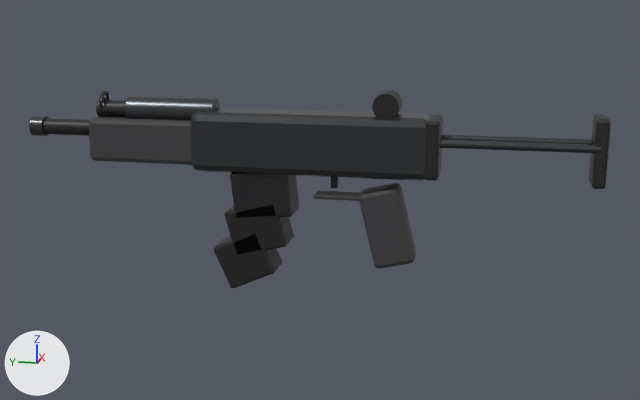
A saved change to the Blender file source/blender/weapons/mp5/mp5.blend.
Rendered twice from a 50 mm camera at (-1.071, -0.236, 0.235) aimed at (0.005, -0.02, -0.034). Lighting does not change. The marker at lower left points along +X, +Y and +Z. The older version comes first.

The first picture shows 'Barrel', 'ButtPlate', 'CockingTube', 'Handguard', 'MagBottom', 'MagMid', 'MagTop', 'PistolGrip', 'RearCap', 'Receiver', 'StockRailL', 'StockRailR' and 6 more.
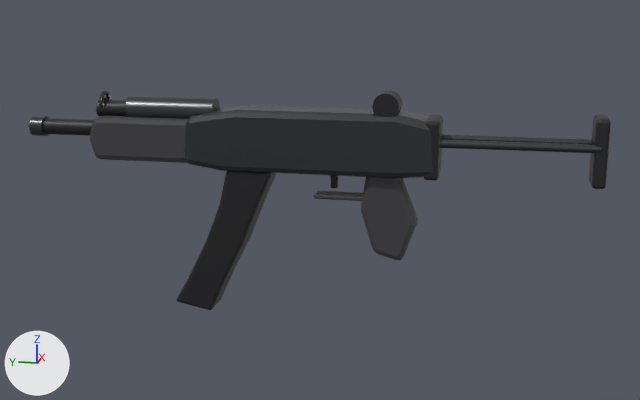
Diff of the bpy script that builds the scene:
```diff
--- a/source/blender/weapons/mp5/mp5.blend.py
+++ b/source/blender/weapons/mp5/mp5.blend.py
@@ me_cube @@
 # used by ob_receiver; parent = ob_gunroot; location = (0.0, -0.01, 0.04)
-me_cube.from_pydata(...)  # 56 vertices, 54 faces; spans x -0.029..0.029, y -0.15..0.15, z -0.038..0.038
+me_cube.from_pydata(...)  # 80 vertices, 74 faces; spans x -0.029..0.029, y -0.169..0.149, z 0.004..0.082
+# me_cube part 1: 56 vertices removed from x -0.029..0.029, y -0.15..0.15, z -0.038..0.038; 80 vertices added at x -0.029..0.029, y -0.169..0.149, z 0.004..0.082
 me_cube.materials.append(mat_mp5steel)
@@ me_cube_002 @@
 # used by ob_handguard; parent = ob_gunroot; location = (0.0, 0.205, 0.038)
-me_cube_002.from_pydata(...)  # 56 vertices, 54 faces; spans x -0.025..0.025, y -0.0725..0.0725, z -0.028..0.028
+me_cube_002.from_pydata(...)  # 62 vertices, 59 faces; spans x -0.025..0.025, y 0.135..0.278, z 0.012..0.068
+# me_cube_002 part 2: 62 vertices added at x -0.025..0.025, y 0.135..0.278, z 0.012..0.068
+# other edits to the shape of me_cube_002 do not show in these pictures
 me_cube_002.materials.append(mat_mp5polymer)
@@ me_cube_003 @@
 # used by ob_pistolgrip; parent = ob_gunroot; location = (0.0, -0.108, -0.062); rotation_euler = (-0.24, 0.0, 0.0), in degrees (-14, 0, 0)
-me_cube_003.from_pydata(...)  # 56 vertices, 54 faces; spans x -0.017..0.017, y -0.026..0.026, z -0.05..0.05
+me_cube_003.from_pydata(...)  # 68 vertices, 64 faces; spans x -0.017..0.017, y -0.145..-0.075, z -0.1031..0.01
+# me_cube_003 part 3: 68 vertices added at x -0.017..0.017, y -0.145..-0.075, z -0.1031..0.01
+# me_cube_003 part 4: 56 vertices removed from x -0.017..0.017, y -0.026..0.026, z -0.05..0.05
 me_cube_003.materials.append(mat_mp5polymer)
@@ me_magazine @@
+me_magazine.from_pydata(...)  # 92 vertices, 84 faces; spans x -0.023..0.023, y 0.037..0.168, z -0.184..0.005
+me_magazine.materials.append(mat_mp5dark)  # dark grey #303033
@@ ob_receiver @@
 ob_receiver.parent = ob_gunroot
-ob_receiver.location = (0.0, -0.01, 0.04)
+ob_receiver.location = (0.0, 0.0, 0.0)
@@ ob_handguard @@
 ob_handguard.parent = ob_gunroot
-ob_handguard.location = (0.0, 0.205, 0.038)
+ob_handguard.location = (0.0, 0.0, 0.0)
@@ ob_pistolgrip @@
 ob_pistolgrip.parent = ob_gunroot
-ob_pistolgrip.location = (0.0, -0.108, -0.062)
-ob_pistolgrip.rotation_euler = (-0.24, 0.0, 0.0)  # degrees (-14, 0, 0)
+ob_pistolgrip.location = (0.0, 0.0, 0.0)
@@ ob_magazine @@
-ob_magazine = bpy.data.objects.new('Magazine', None)
+ob_magazine = bpy.data.objects.new('Magazine', me_magazine)
 ob_magazine.parent = ob_gunroot
-ob_magazine.location = (0.0, 0.05, 0.0)
+ob_magazine.location = (0.0, 0.0, 0.0)
@@ ob_magtop @@
-ob_magtop = bpy.data.objects.new('MagTop', me_cube_006)
-ob_magtop.parent = ob_magazine
-ob_magtop.location = (0.0, 0.0, -0.025)
-ob_magtop.rotation_euler = (-0.1, 0.0, 0.0)  # degrees (-5.7, 0, 0)
@@ ob_magmid @@
-ob_magmid = bpy.data.objects.new('MagMid', me_cube_007)
-ob_magmid.parent = ob_magazine
-ob_magmid.location = (0.0, 0.008, -0.07)
-ob_magmid.rotation_euler = (-0.26, 0.0, 0.0)  # degrees (-15, 0, 0)
@@ ob_magbottom @@
-ob_magbottom = bpy.data.objects.new('MagBottom', me_cube_008)
-ob_magbottom.parent = ob_magazine
-ob_magbottom.location = (0.0, 0.024, -0.112)
-ob_magbottom.rotation_euler = (-0.42, 0.0, 0.0)  # degrees (-24, 0, 0)
```

Where the change shows, as pixel boxes (x1, y1, x2, y2) in the pictures (640 x 400 px):
'Receiver', reshaped, moved: before (191, 108, 430, 181); after (184, 105, 433, 178)
'Magazine', now drawn: after (176, 171, 277, 310)
'Handguard', reshaped, moved: before (89, 116, 192, 165); after (90, 115, 187, 163)
'PistolGrip', reshaped, moved, turned: before (359, 183, 416, 269); after (361, 177, 418, 260)
'MagTop', deleted: before (230, 173, 299, 218)
'MagMid', deleted: before (224, 205, 294, 254)
'MagBottom', deleted: before (213, 235, 282, 288)
part 2 of me_cube_002, added: after (90, 115, 187, 163)
part 3 of me_cube_003, added: after (361, 177, 418, 260)
part 4 of me_cube_003, deleted: before (359, 183, 416, 269)
